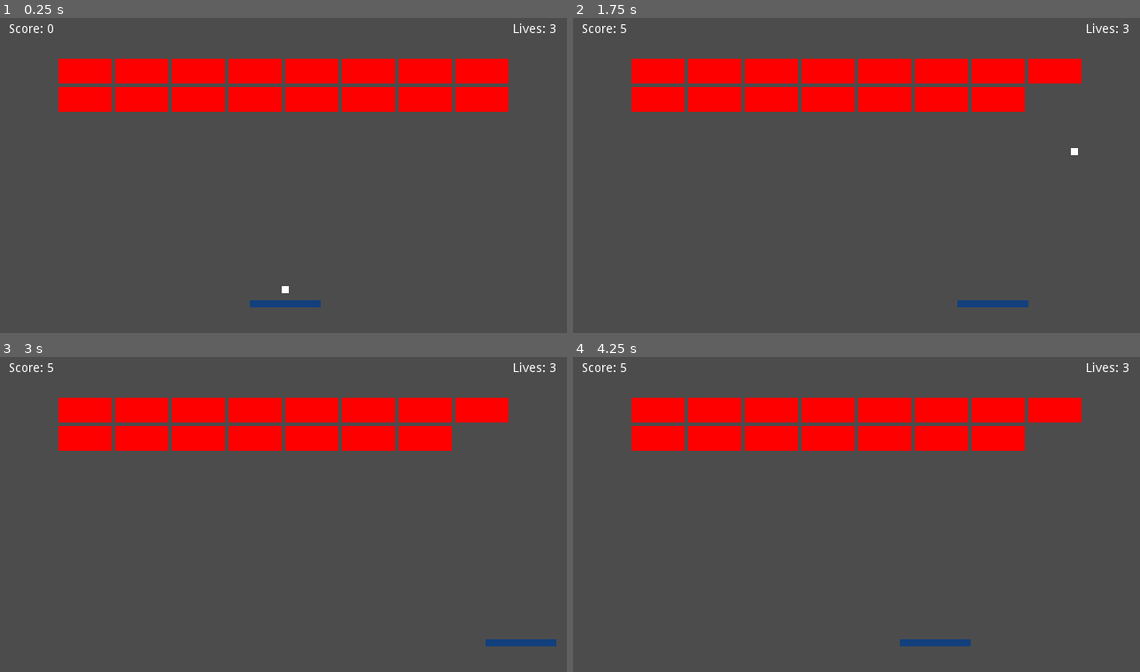
Above: before the commit, frames 1-4 (two rows, left to right).
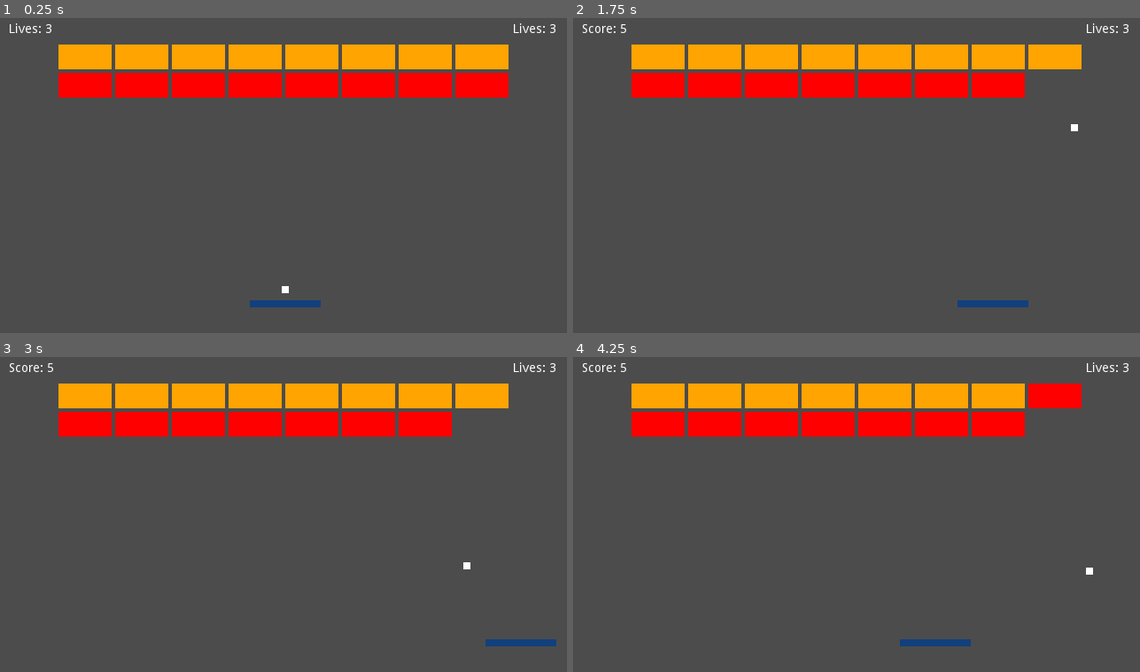
Above: after the commit, the same moments.

Repository: Boyquotes/godot-bricks
Game: Godot game, scene res://levels/World.tscn
Two runs of this game, one before a commit and one after it. Both use one fixed random seed, a clock stepped at 60 frames per second and the inputs below.
Inputs:
- Up to frame 1 (0.25 s): no input
- Up to frame 2 (1.75 s): tap Enter (ui_accept) at 0.5, 1.35, 1.52 s; hold Right (ui_right) 0.53-1.28 s; hold Enter (ui_accept) 0.53-1.28 s; hold Left (ui_left) from 1.28 s (still down)
- Up to frame 3 (3 s): tap Enter (ui_accept) at 1.82, 2.85 s; release Left (ui_left) at 2.03 s; hold Enter (ui_accept) 2.03-2.78 s; hold Right (ui_right) from 2.03 s (still down)
- Up to frame 4 (4.25 s): tap Enter (ui_accept) at 3.02, 3.32 s; release Right (ui_right) at 3.53 s; hold Left (ui_left) from 3.53 s (still down); hold Enter (ui_accept) from 3.53 s (still down)

The runs differ from the first frame. In frame 1, 11% of the frame differs, in the area x 1-90%, y 1-30%; in frame 2, 11%; in frame 3, 11%; in frame 4, 10%.

Commit message:
converting project to use signals

Diff:
--- a/levels/World.gd
+++ b/levels/World.gd
@@ -1,11 +1,27 @@
 extends Node2D
 
 var score = 0 setget set_score
+var lives = 3 setget set_lives
 
 func _ready():
-  $HUD/HBoxContainer/Score.text = "Score: 0"
+  $HUD/HBoxContainer/Score.text = "Score: %s" % score
+  $HUD/HBoxContainer/Score.text = "Lives: %s" % lives
   $Paddle.respawn()
 
-func set_score(_score):
-  score = _score
+func set_score(_value):
+  score = _value
   $HUD/HBoxContainer/Score.text = "Score: %s" % score
+
+func set_lives(_value):
+  lives = _value
+  $HUD/HBoxContainer/Lives.text = "Lives: %s" % lives
+
+func _on_Brick_broke():
+  set_score(score + 5)
+
+func on_Ball_offscreen():
+  set_lives(lives - 1)
+  if lives <= 0:
+    print("game over")
+  else:
+    $Paddle.respawn()
--- a/levels/World.tscn
+++ b/levels/World.tscn
@@ -18,54 +18,77 @@
 polygon = PoolVector2Array( 0, 384, 0, 0, 640, 0, 640, 384, 704, 384, 704, -64, -64, -64, -64, 384 )
 
 [node name="Bricks" type="Node2D" parent="."]
-editor/display_folded = true
 
 [node name="Brick" parent="Bricks" instance=ExtResource( 3 )]
-position = Vector2( 96, 64 )
+position = Vector2( 96, 48 )
+lives = 2
+
+[node name="Brick2" parent="Bricks" instance=ExtResource( 3 )]
+position = Vector2( 544, 48 )
+lives = 2
+
+[node name="Brick4" parent="Bricks" instance=ExtResource( 3 )]
+position = Vector2( 480, 48 )
+lives = 2
+
+[node name="Brick6" parent="Bricks" instance=ExtResource( 3 )]
+position = Vector2( 416, 48 )
+lives = 2
+
+[node name="Brick11" parent="Bricks" instance=ExtResource( 3 )]
+position = Vector2( 352, 48 )
+lives = 2
+
+[node name="Brick12" parent="Bricks" instance=ExtResource( 3 )]
+position = Vector2( 288, 48 )
+lives = 2
+
+[node name="Brick13" parent="Bricks" instance=ExtResource( 3 )]
+position = Vector2( 224, 48 )
+lives = 2
 
 [node name="Brick14" parent="Bricks" instance=ExtResource( 3 )]
-position = Vector2( 544, 96 )
+position = Vector2( 160, 48 )
+lives = 2
 
 [node name="Brick15" parent="Bricks" instance=ExtResource( 3 )]
-position = Vector2( 480, 96 )
+position = Vector2( 544, 80 )
 
 [node name="Brick16" parent="Bricks" instance=ExtResource( 3 )]
-position = Vector2( 160, 96 )
-
-[node name="Brick2" parent="Bricks" instance=ExtResource( 3 )]
-position = Vector2( 416, 96 )
+position = Vector2( 480, 80 )
 
 [node name="Brick3" parent="Bricks" instance=ExtResource( 3 )]
-position = Vector2( 352, 96 )
-
-[node name="Brick4" parent="Bricks" instance=ExtResource( 3 )]
-position = Vector2( 288, 96 )
+position = Vector2( 416, 80 )
 
 [node name="Brick5" parent="Bricks" instance=ExtResource( 3 )]
-position = Vector2( 224, 96 )
-
-[node name="Brick6" parent="Bricks" instance=ExtResource( 3 )]
-position = Vector2( 96, 96 )
+position = Vector2( 352, 80 )
 
 [node name="Brick7" parent="Bricks" instance=ExtResource( 3 )]
-position = Vector2( 544, 64 )
+position = Vector2( 288, 80 )
 
 [node name="Brick8" parent="Bricks" instance=ExtResource( 3 )]
-position = Vector2( 480, 64 )
+position = Vector2( 224, 80 )
 
 [node name="Brick9" parent="Bricks" instance=ExtResource( 3 )]
-position = Vector2( 416, 64 )
+position = Vector2( 160, 80 )
 
 [node name="Brick10" parent="Bricks" instance=ExtResource( 3 )]
-position = Vector2( 352, 64 )
-
-[node name="Brick11" parent="Bricks" instance=ExtResource( 3 )]
-position = Vector2( 288, 64 )
-
-[node name="Brick12" parent="Bricks" instance=ExtResource( 3 )]
-position = Vector2( 224, 64 )
-
-[node name="Brick13" parent="Bricks" instance=ExtResource( 3 )]
-position = Vector2( 160, 64 )
+position = Vector2( 96, 80 )
 
 [node name="HUD" parent="." instance=ExtResource( 4 )]
+[connection signal="broke" from="Bricks/Brick" to="." method="_on_Brick_broke"]
+[connection signal="broke" from="Bricks/Brick2" to="." method="_on_Brick_broke"]
+[connection signal="broke" from="Bricks/Brick4" to="." method="_on_Brick_broke"]
+[connection signal="broke" from="Bricks/Brick6" to="." method="_on_Brick_broke"]
+[connection signal="broke" from="Bricks/Brick11" to="." method="_on_Brick_broke"]
+[connection signal="broke" from="Bricks/Brick12" to="." method="_on_Brick_broke"]
+[connection signal="broke" from="Bricks/Brick13" to="." method="_on_Brick_broke"]
+[connection signal="broke" from="Bricks/Brick14" to="." method="_on_Brick_broke"]
+[connection signal="broke" from="Bricks/Brick15" to="." method="_on_Brick_broke"]
+[connection signal="broke" from="Bricks/Brick16" to="." method="_on_Brick_broke"]
+[connection signal="broke" from="Bricks/Brick3" to="." method="_on_Brick_broke"]
+[connection signal="broke" from="Bricks/Brick5" to="." method="_on_Brick_broke"]
+[connection signal="broke" from="Bricks/Brick7" to="." method="_on_Brick_broke"]
+[connection signal="broke" from="Bricks/Brick8" to="." method="_on_Brick_broke"]
+[connection signal="broke" from="Bricks/Brick9" to="." method="_on_Brick_broke"]
+[connection signal="broke" from="Bricks/Brick10" to="." method="_on_Brick_broke"]
--- a/objects/Ball.gd
+++ b/objects/Ball.gd
@@ -1,7 +1,12 @@
 extends RigidBody2D
+
+signal offscreen
 
 export (int) var SPEEDUP = 8
 export (int) var MAXSPEED = 400
+
+# can the ball collide with the paddle
+var paddle_hit = true
 
 # Called when the node enters the scene tree for the first time.
 func _ready():
@@ -11,13 +16,18 @@
 func _physics_process(delta):
   for body in get_colliding_bodies():
     if body.is_in_group("bricks"):
-      get_node("/root/World").score += 5
-      body.queue_free()
-    elif body.get_name() == "Paddle":
+      body.hit()
+    elif paddle_hit and body.get_name() == "Paddle":
+      paddle_hit = false
       var speed = get_linear_velocity().length()
       var direction = position - body.get_node("Anchor").get_global_position()
       var velocity = direction.normalized() * min(speed + SPEEDUP, MAXSPEED)
       set_linear_velocity(velocity)
+      $PaddleTimer.start()
 
   if position.y > get_viewport_rect().end.y:
+    emit_signal('offscreen')
     queue_free()
+
+func _on_PaddleTimer_timeout():
+  paddle_hit = true
--- a/objects/Ball.tscn
+++ b/objects/Ball.tscn
@@ -30,3 +30,7 @@
 
 [node name="Collision" type="CollisionShape2D" parent="."]
 shape = SubResource( 2 )
+
+[node name="PaddleTimer" type="Timer" parent="."]
+wait_time = 0.25
+[connection signal="timeout" from="PaddleTimer" to="." method="_on_PaddleTimer_timeout"]
--- a/objects/Brick.gd
+++ b/objects/Brick.gd
@@ -1,6 +1,8 @@
 extends StaticBody2D
 
-var lives = 1
+signal broke
+
+export (int) var lives = 1
 const colours = {
   1: "red",
   2: "orange",
@@ -15,3 +17,11 @@
 
 func set_colour():
   $Sprite.modulate = ColorN(colours[lives])
+
+func hit():
+  lives -= 1
+  if lives <= 0:
+    emit_signal('broke')
+    queue_free()
+  else:
+    set_colour()
--- a/objects/Brick.tscn
+++ b/objects/Brick.tscn
@@ -9,8 +9,6 @@
 [node name="Brick" type="StaticBody2D" groups=[
 "bricks",
 ]]
-editor/display_folded = true
-position = Vector2( 0, -0.110182 )
 scale = Vector2( 2, 2 )
 script = ExtResource( 1 )
 __meta__ = {
--- a/objects/Paddle.gd
+++ b/objects/Paddle.gd
@@ -34,7 +34,8 @@
     $Ball.hide()
     var ball = ball_scene.instance()
     ball.set_position($Ball.global_position)
-    get_tree().get_root().add_child(ball)
+    ball.connect("offscreen",get_tree().current_scene,"on_Ball_offscreen")
+    get_tree().current_scene.add_child(ball)
 
 func respawn():
   spawning = true
--- a/objects/Paddle.tscn
+++ b/objects/Paddle.tscn
@@ -5,7 +5,7 @@
 [ext_resource path="res://objects/Ball.tscn" type="PackedScene" id=3]
 
 [sub_resource type="RectangleShape2D" id=1]
-extents = Vector2( 40, 4 )
+extents = Vector2( 40, 1 )
 
 [node name="Paddle" type="KinematicBody2D"]
 script = ExtResource( 1 )
@@ -19,7 +19,7 @@
 texture = ExtResource( 2 )
 
 [node name="Collision" type="CollisionShape2D" parent="."]
-visible = false
+position = Vector2( 0, -3 )
 shape = SubResource( 1 )
 
 [node name="Anchor" type="Position2D" parent="."]
